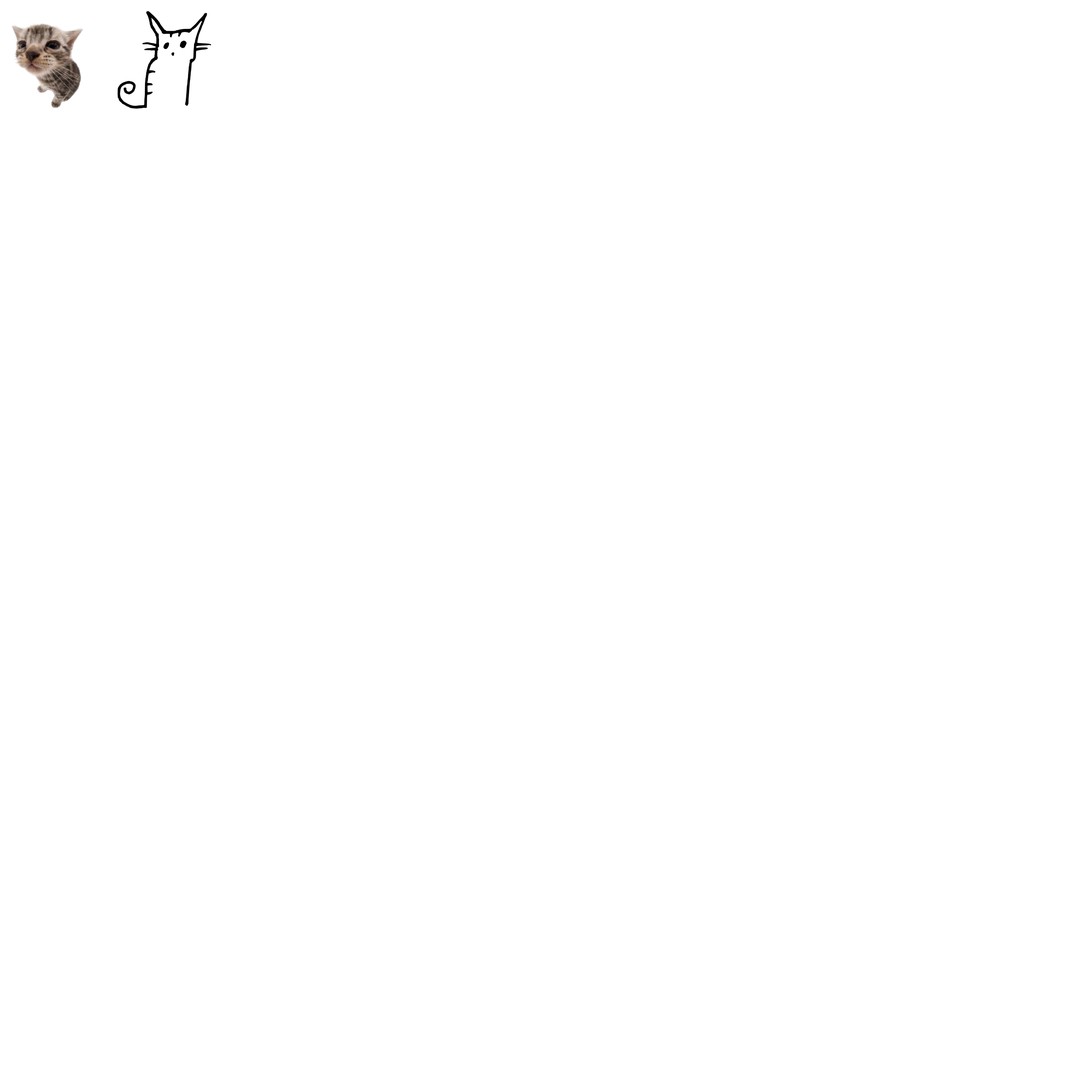
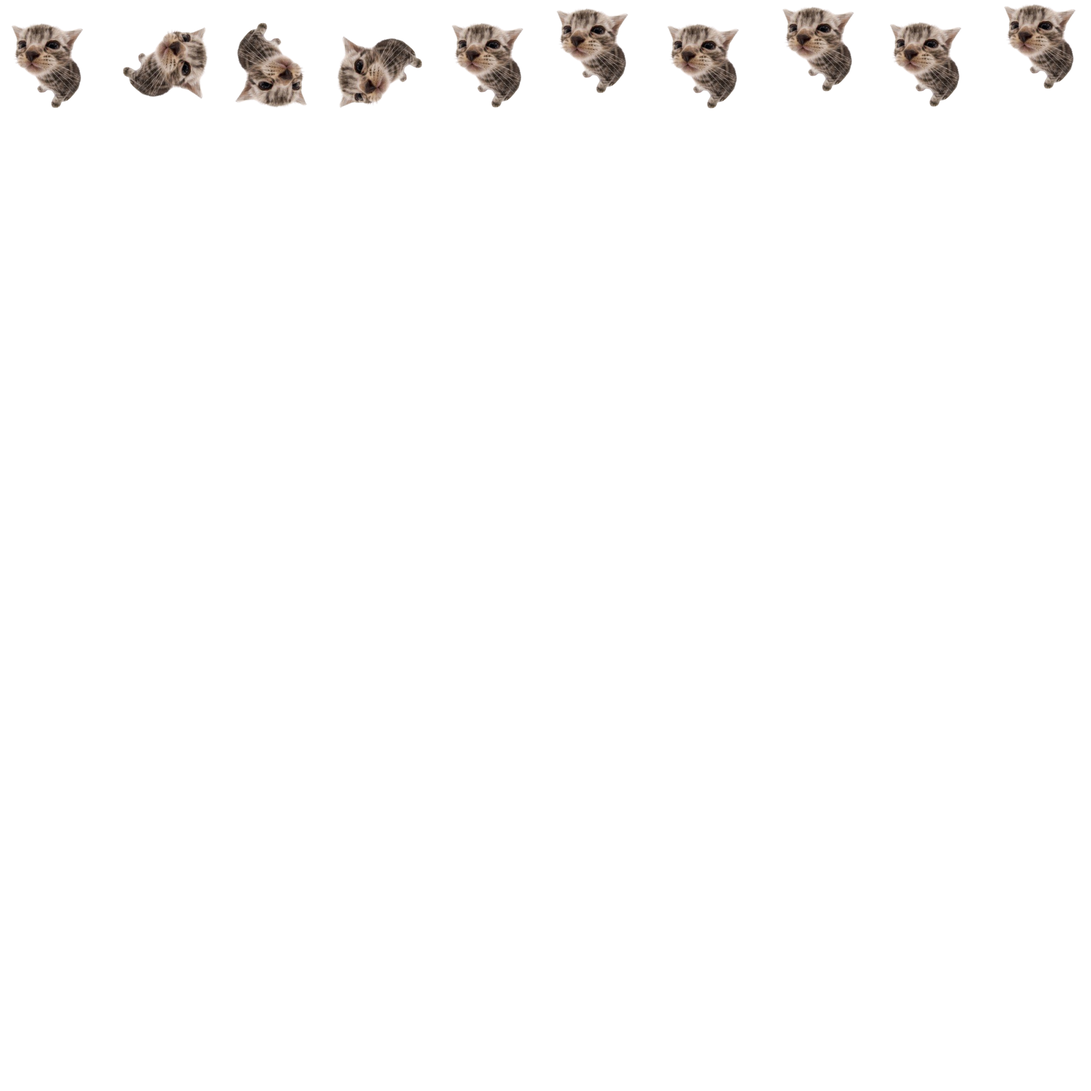
Layers edited between the first and the second (1091, 1091) image:
added layer "GoodCat1 copy #4" above "GoodCat1 copy #3" over <box>1004,3,1077,90</box>
added layer "GoodCat1 copy #3" above "GoodCat1 copy #2" over <box>451,6,962,109</box>
added layer "GoodCat1 copy #2" above "GoodCat1 copy #1" over <box>337,36,423,108</box>
added layer "GoodCat1 copy #1" above "GoodCat1 copy" over <box>235,22,307,108</box>
renamed "Pasted Layer" to "GoodCat1 copy", painted on it over <box>117,11,212,109</box>
